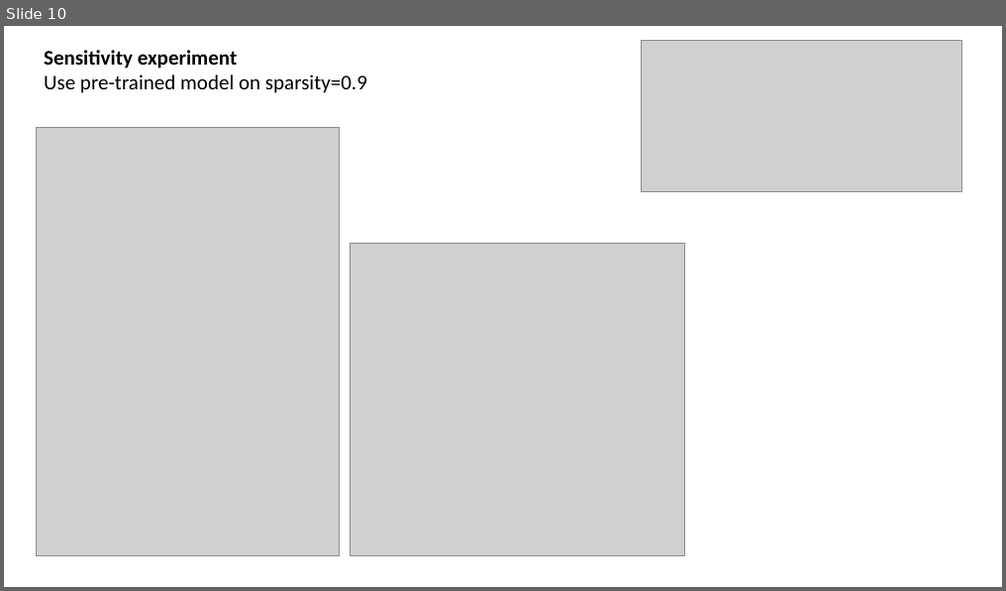
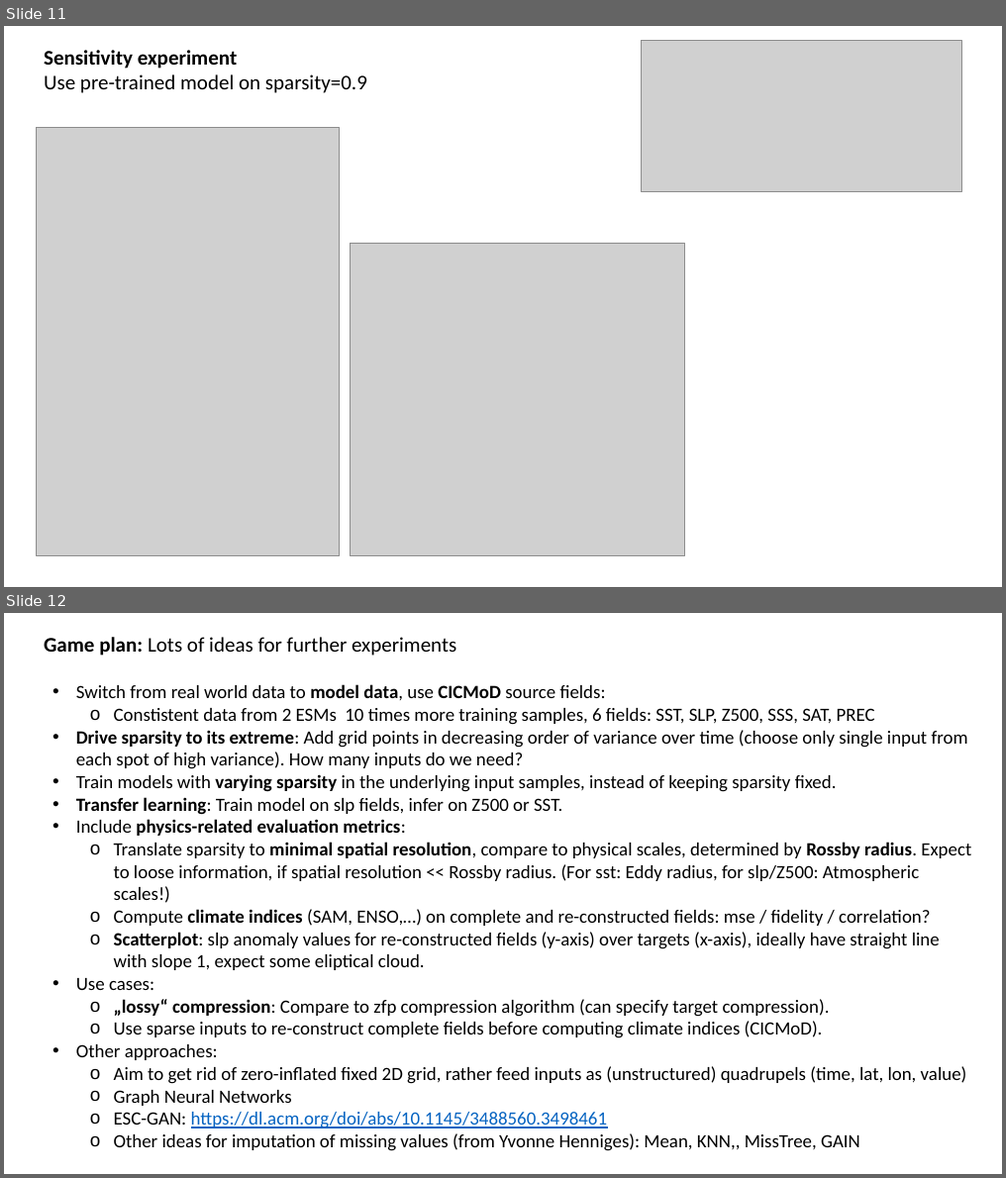
Before and after one commit to MarcoLandtHayen/reconstruct-sparse-inputs, a slide deck: presentations/unet_4conv_slp_realworld.pptx. Shown one above the other, each under a label of ours: slide 10 before the commit, slides 11 and 12 after it. The pictures are 1006x591 and 1006x1178 pixels, drawn with LibreOffice and Linux fonts; fonts in the diff are those of the drawing; grey boxes stand for pictures. Boxes give left, top, right and bottom in pixels: in the first picture for what was removed or moved away, otherwise in the second. Text is boxed around its words. In the diff, an @@ line names an element or a change of style, - is before the commit and + after.

```diff
--- a/presentations/unet_4conv_slp_realworld.pptx
+++ b/presentations/unet_4conv_slp_realworld.pptx
@@ slide 12 added at <box>4,613,1002,1174</box>, background #FFFFFF @@
@@ text added at <box>44,637,456,656</box>, 20 pt, text #000000 @@
+Game plan: Lots of ideas for further experiments
@@ text added at <box>76,684,971,1152</box>, 18 pt, text #000000 @@
+• Switch from real world data to model data, use CICMoD source fields:
+  o Constistent data from 2 ESMs 10 times more training samples, 6 fields: SST, SLP, Z500, SSS, SAT, PREC
+• Drive sparsity to its extreme: Add grid points in decreasing order of variance over time (choose only single input from each spot of high variance). How many inputs do we need?
+• Train models with varying sparsity in the underlying input samples, instead of keeping sparsity fixed.
+• Transfer learning: Train model on slp fields, infer on Z500 or SST.
+• Include physics-related evaluation metrics:
+  o Translate sparsity to minimal spatial resolution, compare to physical scales, determined by Rossby radius. Expect to loose information, if spatial resolution << Rossby radius. (For sst: Eddy radius, for slp/Z500: Atmospheric scales!)
+  o Compute climate indices (SAM, ENSO,…) on complete and re-constructed fields: mse / fidelity / correlation?
+  o Scatterplot: slp anomaly values for re-constructed fields (y-axis) over targets (x-axis), ideally have straight line with slope 1, expect some eliptical cloud.
+• Use cases:
+  o „lossy“ compression: Compare to zfp compression algorithm (can specify target compression).
+  o Use sparse inputs to re-construct complete fields before computing climate indices (CICMoD).
+• Other approaches:
+  o Aim to get rid of zero-inflated fixed 2D grid, rather feed inputs as (unstructured) quadrupels (time, lat, lon, value)
+  o Graph Neural Networks
+  o ESC-GAN: https://dl.acm.org/doi/abs/10.1145/3488560.3498461
+  o Other ideas for imputation of missing values (from Yvonne Henniges): Mean, KNN,, MissTree, GAIN
@@ what was slide 10 is now slide 11 @@
```
Also in this commit, not shown: 2 slides changed, 1 other slide added.
